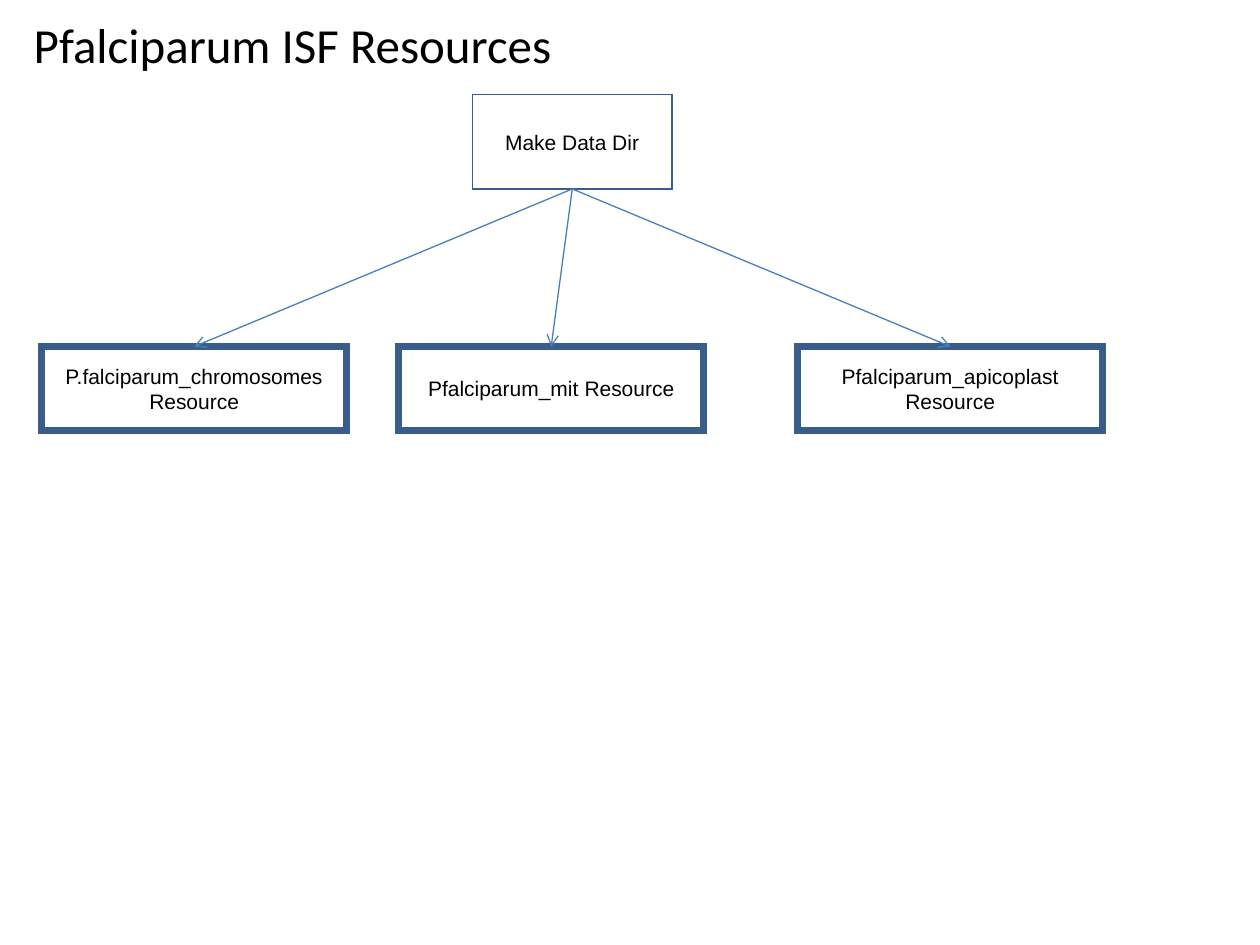
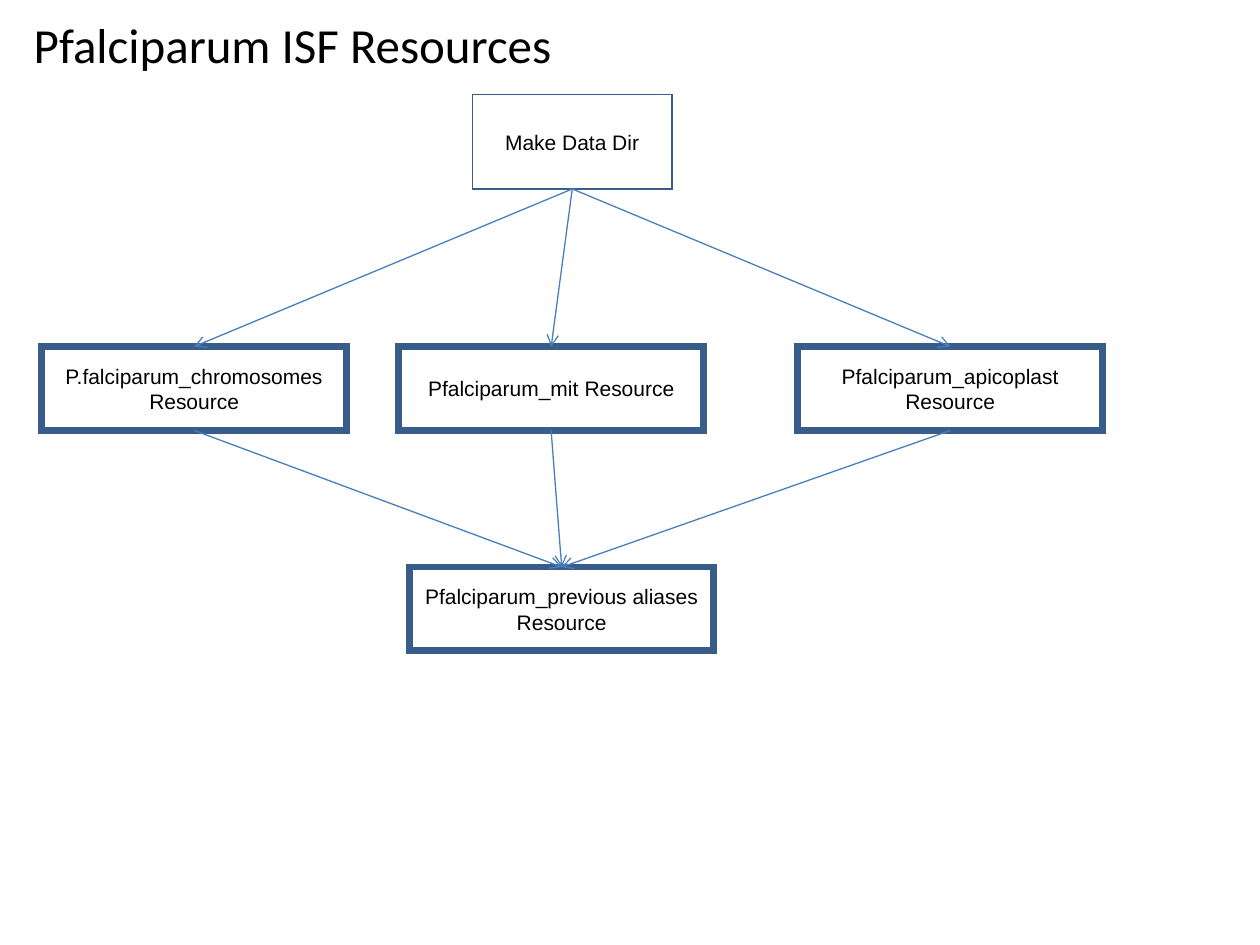
Before and after one commit to VEuPathDB/ApiCommonWorkflow, a slide deck: slide 11 of Main/doc/IntegratedWorkflow.ppt. Drawn at 1260x945 pixels with LibreOffice and Linux fonts; fonts in the diff are those of the drawing. Boxes give left, top, right and bottom in pixels: in the first picture for what was removed or moved away, otherwise in the second. Text is boxed around its words. In the diff, an @@ line names an element or a change of style, - is before the commit and + after.

Commit message:
add resource step for previous gene aliases

```diff
--- a/Main/doc/IntegratedWorkflow.ppt
+++ b/Main/doc/IntegratedWorkflow.ppt
@@ arrow added from (194, 431) to (562, 567), #4A7EBB 0.74 pt @@
@@ arrow added from (551, 431) to (562, 567), #4A7EBB 0.74 pt @@
@@ arrow added from (950, 431) to (562, 567), #4A7EBB 0.74 pt @@
@@ rectangle added at [410, 567, 714, 651], outline #385D8A 4 pt, 12 pt, text #000000 @@
+Pfalciparum_previous aliases Resource
```
